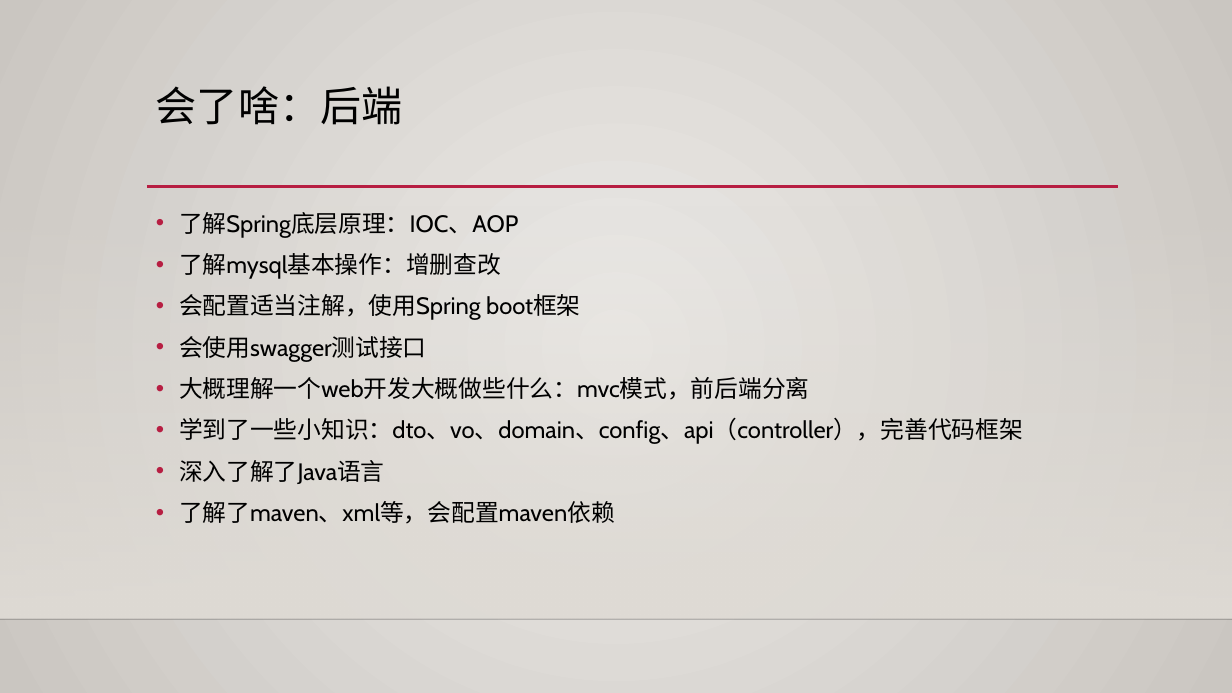
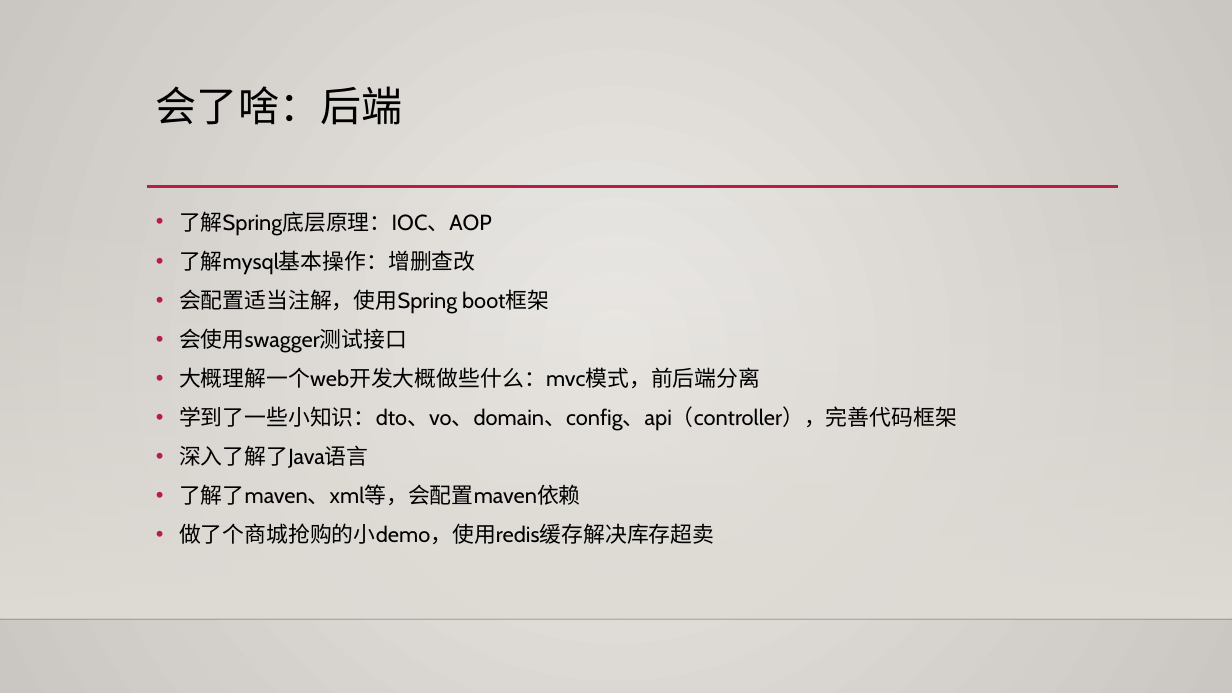
Before and after one commit to hjq-216/-, a slide deck: slide 6 of 实习总结.pptx. Drawn at 1232x693 pixels with LibreOffice and Linux fonts; fonts in the diff are those of the drawing; background and template pictures are left out. Boxes give left, top, right and bottom in pixels: in the first picture for what was removed or moved away, otherwise in the second. Text is boxed around its words. In the diff, an @@ line names an element or a change of style, - is before the commit and + after.

```diff
--- a/实习总结.pptx
+++ b/实习总结.pptx
@@ text at (179, 211, 957, 505): size 18.5 to 17 pt in "了解Spring底层原理：IOC、AOP", "了解mysql基本操作：增删查改", "会配置适当注解，使用Spring boot框架", "会使用swagger测试接口" and 4 more places @@
@@ text at (179, 523, 714, 544): paragraph added @@
+• 做了个商城抢购的小demo，使用redis缓存解决库存超卖
```
Also in this commit, not shown: 1 other slide changed, 2 slides added.
